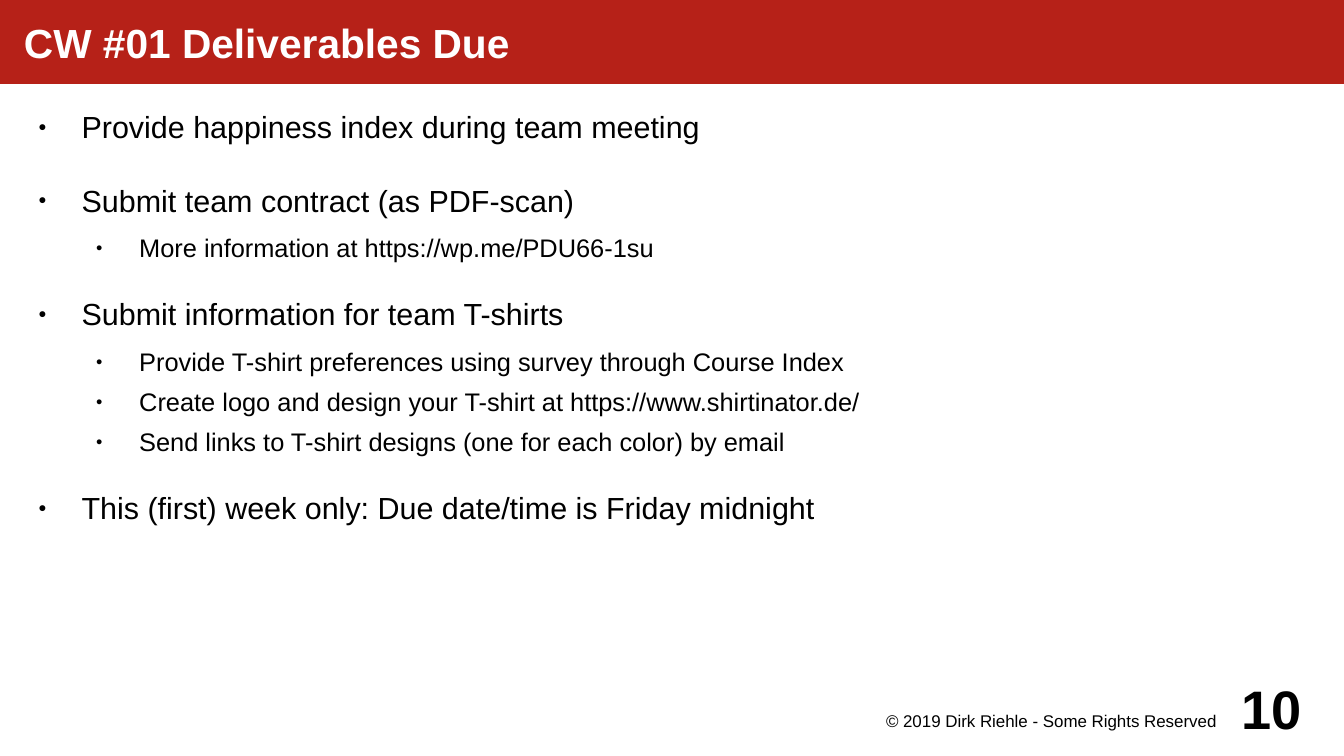
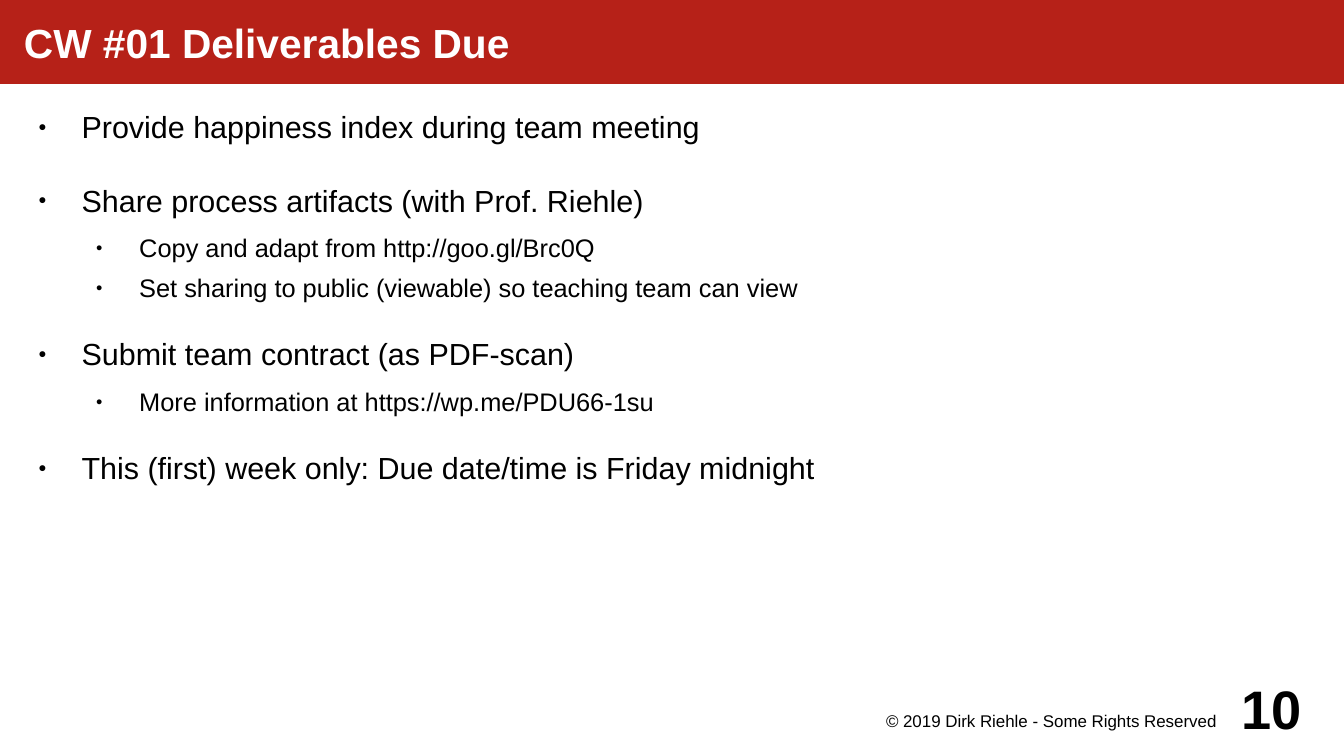
Before and after one commit to dirkriehle/amos-course, a slide deck: slide 10 of Lecture slides/AMOS A02 - Course Schedule.odp. Drawn at 1344x756 pixels with LibreOffice and Linux fonts; fonts in the diff are those of the drawing. Boxes give left, top, right and bottom in pixels: in the first picture for what was removed or moved away, otherwise in the second. Text is boxed around its words. In the diff, an @@ line names an element or a change of style, - is before the commit and + after.

Commit message:
Fixed up schedule and other semester information for WS 2019/20.

```diff
--- a/Lecture slides/AMOS A02 - Course Schedule.odp
+++ b/Lecture slides/AMOS A02 - Course Schedule.odp
@@ text at box(82, 190, 798, 303): paragraphs added @@
+● Share process artifacts (with Prof. Riehle)
+  ● Copy and adapt from http://goo.gl/Brc0Q
+  ● Set sharing to public (viewable) so teaching team can view
@@ text at box(82, 303, 859, 457): paragraphs removed @@
-● Submit information for team T-shirts
-  ● Provide T-shirt preferences using survey through Course Index
-  ● Create logo and design your T-shirt at https://www.shirtinator.de/
-  ● Send links to T-shirt designs (one for each color) by email
```
Also in this commit, not shown: 9 other slides changed, 1 slide added, 4 other files.
